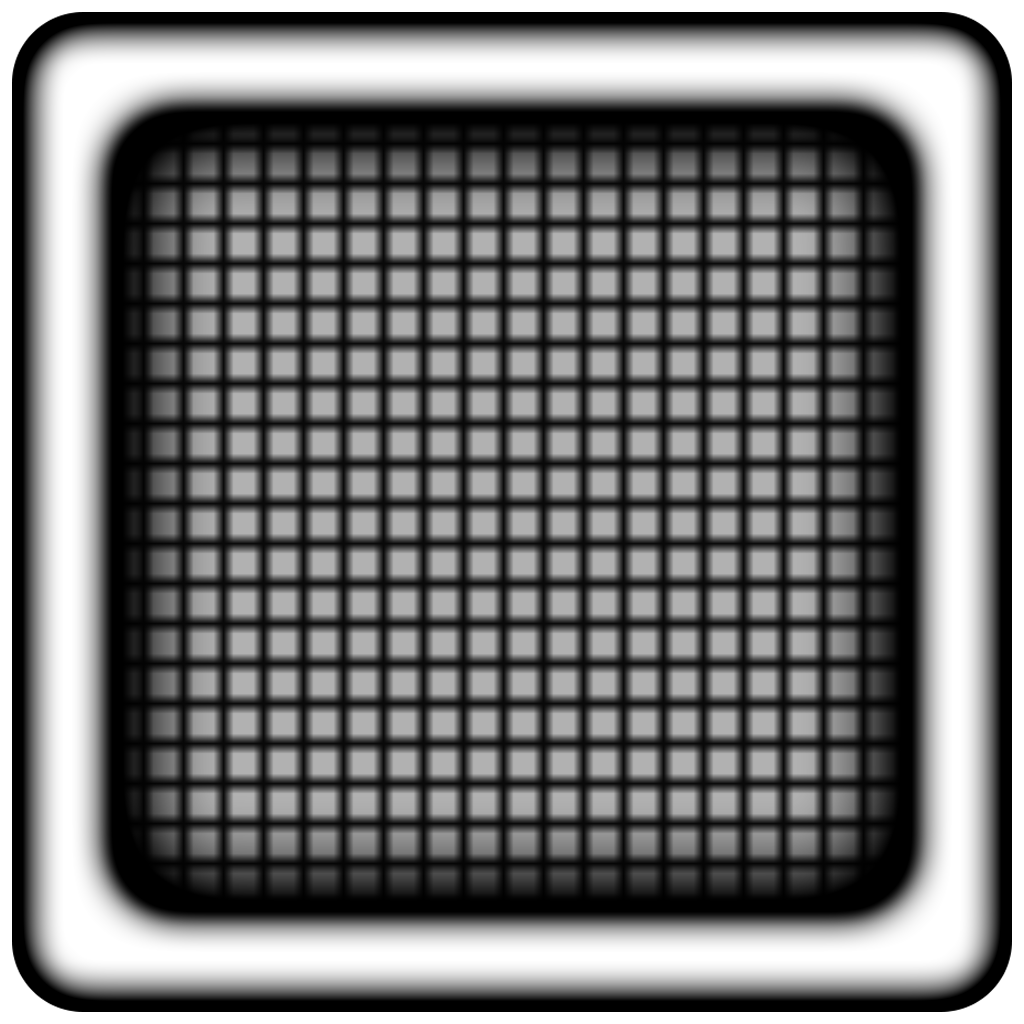
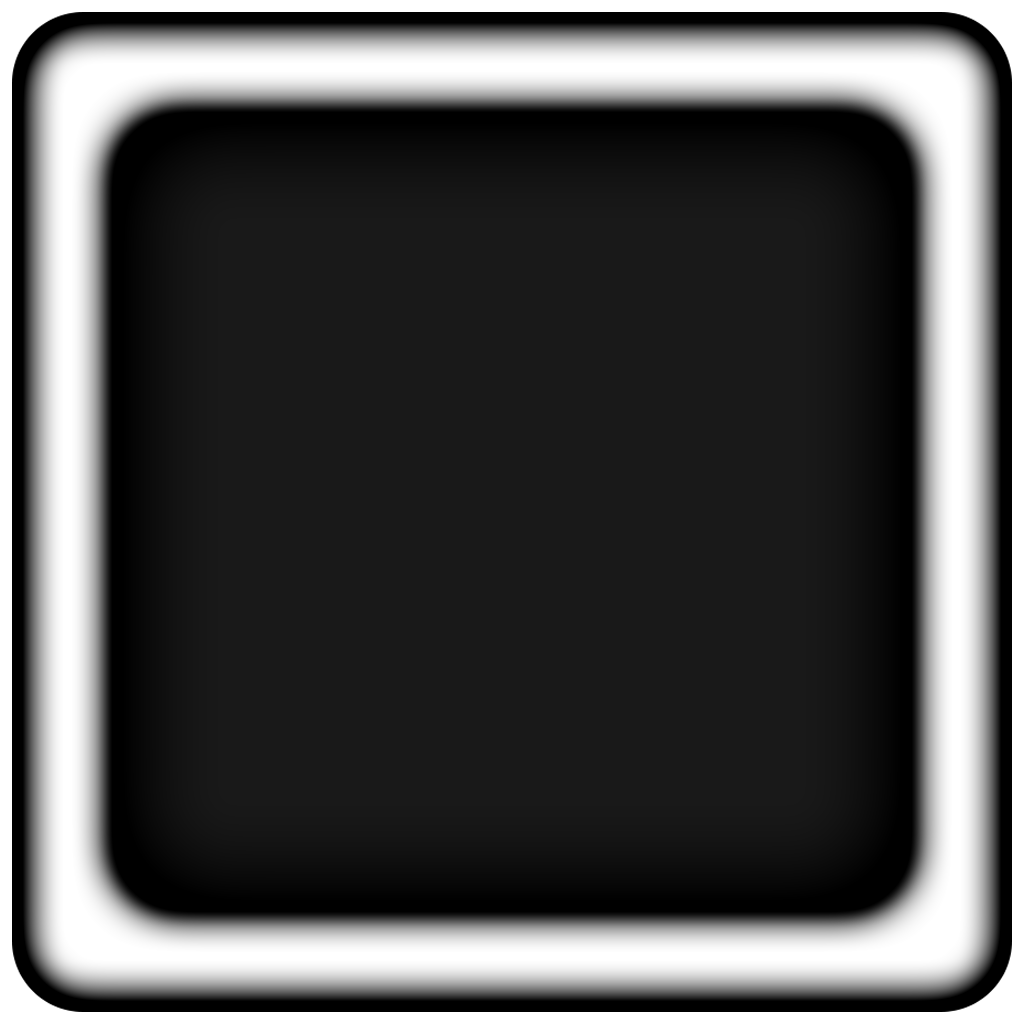
Layers edited between the first and the second 1024 × 1024 image:
pixels changed over bbox(124, 124, 899, 899) (layer not identified)
